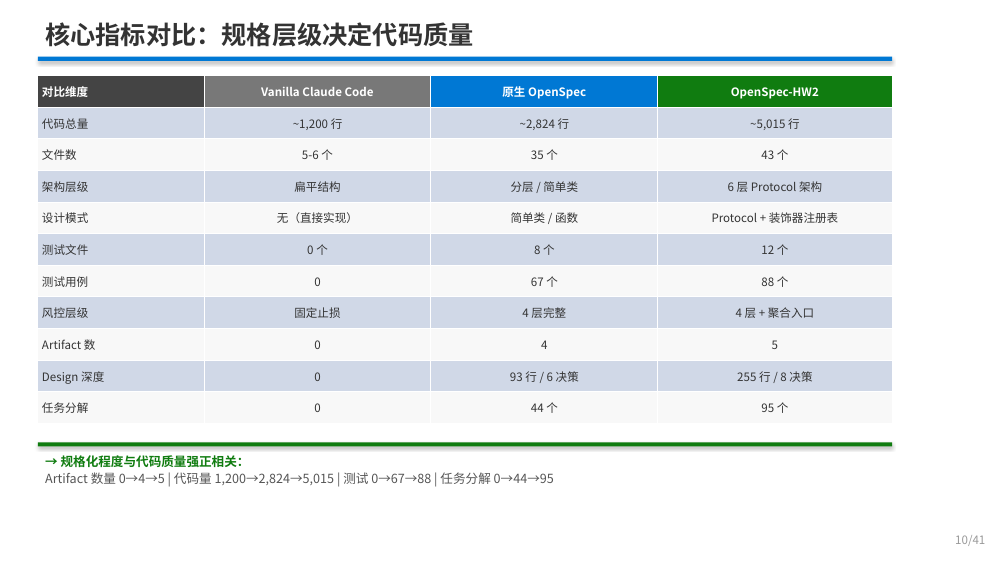
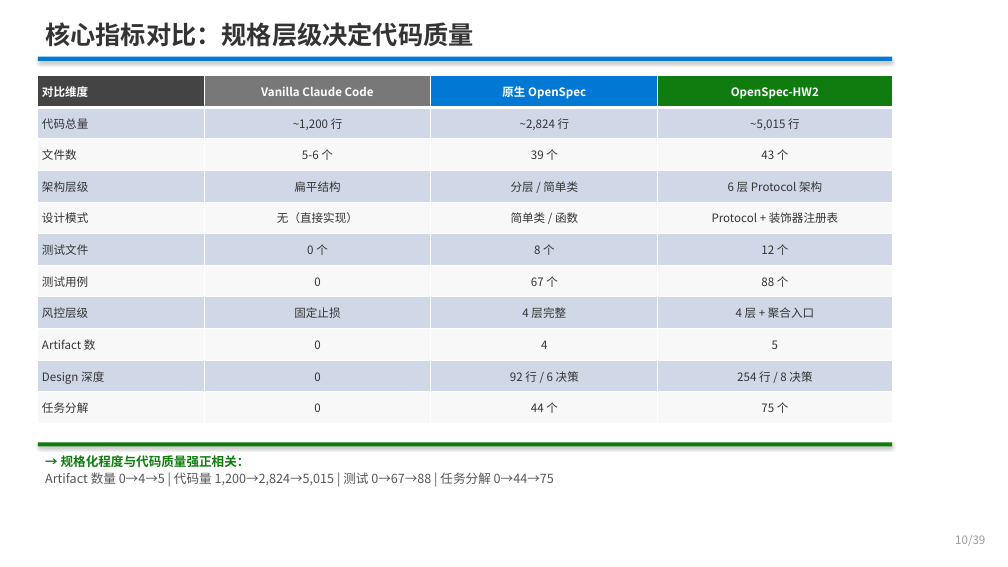
Before and after one commit to ZhifeiDou/OpenSpec_Modify, a slide deck: slide 6 of OpenSpec_技术研究汇报.pptx (slide 10 before the commit). Drawn at 1008x567 pixels with LibreOffice and Linux fonts; fonts in the diff are those of the drawing. Boxes give left, top, right and bottom in pixels: in the first picture for what was removed or moved away, otherwise in the second. Text is boxed around its words. In the diff, an @@ line names an element or a change of style, - is before the commit and + after.

```diff
--- a/OpenSpec_技术研究汇报.pptx
+++ b/OpenSpec_技术研究汇报.pptx
@@ table at (38,76,892,423) @@
-row 3, column 3: 35 个
+row 3, column 3: 39 个
-row 10, column 3: 93 行 / 6 决策
+row 10, column 3: 92 行 / 6 决策
-row 10, column 4: 255 行 / 8 决策
+row 10, column 4: 254 行 / 8 决策
-row 11, column 4: 95 个
+row 11, column 4: 75 个
@@ text at (45,472,554,485): text changed @@
-Artifact 数量 0→4→5 | 代码量 1,200→2,824→5,015 | 测试 0→67→88 | 任务分解 0→44→95
+Artifact 数量 0→4→5 | 代码量 1,200→2,824→5,015 | 测试 0→67→88 | 任务分解 0→44→75
@@ text at (955,535,985,546): text changed @@
-10/41
+10/39
```
Also in this commit, not shown: 34 other slides changed, 6 slides removed.
